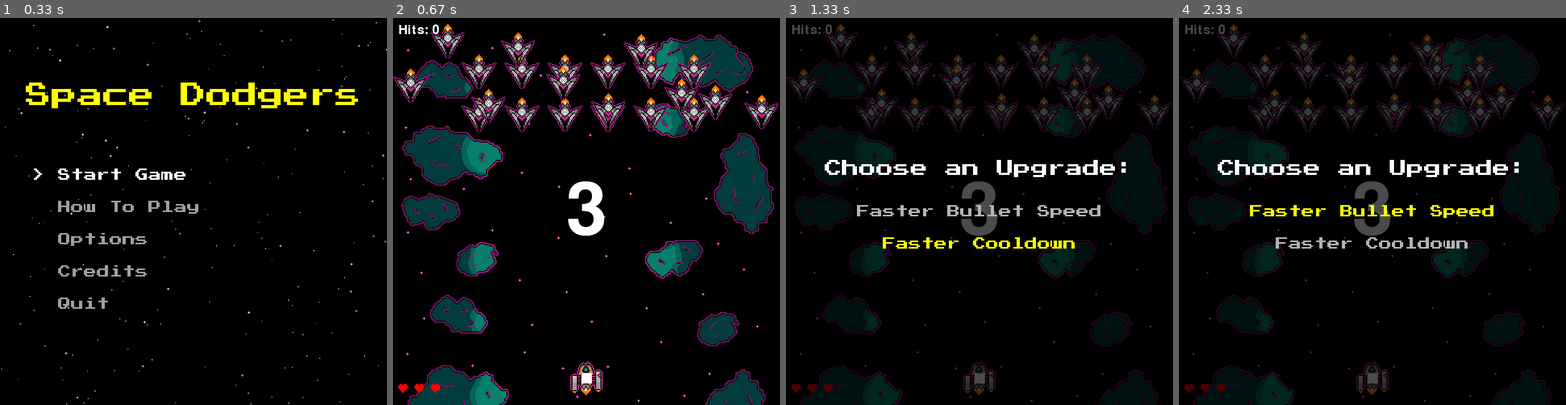
Above: before the commit, frames 1-4 (left to right).
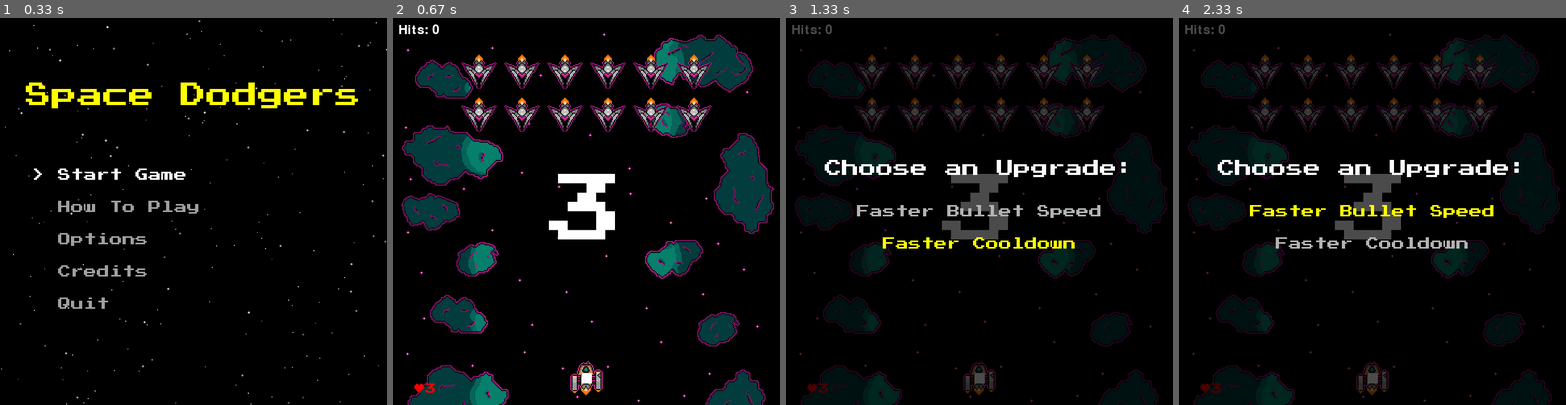
Above: after the commit, the same moments.

Repository: software-engineering-game/pygame-game
Game: pygame game, started from main.py
The game is run twice, just before and just after one commit, with the same random seed, the same clock (stepped at 60 frames per second) and the same inputs.
Inputs:
- Up to frame 1 (0.33 s): no input
- Up to frame 2 (0.67 s): tap Enter at 0.33 s
- Up to frame 3 (1.33 s): tap T at 0.67 s; hold Up from 1 s (still down)
- Up to frame 4 (2.33 s): release Up at 1.47 s; hold Down 1.5-1.8 s; hold Up 1.83-2.2 s; hold Down from 2.23 s (still down)

Frame 1 is identical in both runs. In frame 2, 3.8% of the frame differs, in the area x 0-100%, y 1-97%; in frame 3, 3.7%; in frame 4, 3.7%.

Commit message:
tried to reduce enemy spam

Diff:
--- a/states/game_state.py
+++ b/states/game_state.py
@@ -47,31 +47,31 @@
             enemy_ships=self.enemy_ships,
             temp_type=entities.Basic_Enemy
         )
-        num_enemies = 10
-        columns = num_enemies
-
-        spacing_x = app.width // columns
-
-        for i in range(num_enemies):
-            # base position in column
-            x = i * spacing_x + spacing_x // 2
-
-            # add small randomness so it's not perfectly aligned
-            x += random.randint(-20, 20)
-
-            # spawn in top 1/4
-            y = random.randint(0, app.height // 4)
-
-            enemy = entities.Basic_Enemy(
-                frames=utils.load_spritesheet(
-                    sheet_name="enemy_basic.png",
-                    frame_width=utils.FRAME_SIZE,
-                    frame_height=utils.FRAME_SIZE
-                ),
-                start_pos=(x, y)
-            )
-
-            self.enemy_ships.add(enemy)
+        # num_enemies = 10
+        # columns = num_enemies
+
+        # spacing_x = app.width // columns
+
+        # for i in range(num_enemies):
+        #     # base position in column
+        #     x = i * spacing_x + spacing_x // 2
+
+        #     # add small randomness so it's not perfectly aligned
+        #     x += random.randint(-20, 20)
+
+        #     # spawn in top 1/4
+        #     y = random.randint(0, app.height // 4)
+
+        #     enemy = entities.Basic_Enemy(
+        #         frames=utils.load_spritesheet(
+        #             sheet_name="enemy_basic.png",
+        #             frame_width=utils.FRAME_SIZE,
+        #             frame_height=utils.FRAME_SIZE
+        #         ),
+        #         start_pos=(x, y)
+        #     )
+
+        #     self.enemy_ships.add(enemy)
 
         # Spawning Player
         player_speed = 5
@@ -198,24 +198,9 @@
         self.ally_bullets.draw(screen)
         self.enemy_bullets.draw(screen)
 
-
-        if self.countdown_active:
-            font = pygame.font.Font(None, 200)
-
-            count = int(self.countdown) + 1  # makes it show 3,2,1
-
-            if count > 0:
-                text = font.render(str(count), True, (255, 255, 255))
-            else:
-                text = font.render("GO", True, (255, 255, 255))
-
-            rect = text.get_rect(center=(app.width // 2, app.height // 2))
-            screen.blit(text, rect)
-
-
         # Draws Text for Readiness Countdown
         if self.countdown_active:
-            font = pygame.font.Font(None, 200)
+            font = pygame.font.Font("assets/fonts/PressStart2P-vaV7.ttf", 140)
             count = int(self.countdown) + 1  # makes it show 3,2,1
 
             if count > 0:
@@ -236,6 +221,5 @@
         screen.blit(counter_text, (10, 10))
         font = pygame.font.Font("assets/fonts/PressStart2P-vaV7.ttf", 20)
 
-        for i in range(self.lives):
-            heart = font.render("♥", True, (255, 0, 0))
-            screen.blit(heart, (10 + i * 30, screen.get_height() - 40))
+        heart = font.render("♥" + str(self.lives), True, (255, 0, 0))
+        screen.blit(heart, (10 + 30, screen.get_height() - 40))
--- a/states/settings.py
+++ b/states/settings.py
@@ -29,4 +29,4 @@
 
 # Bullet settings
 BULLET_SPEED = 8
-BULLET_COOLDOWN = 0.2  # seconds between shots
+BULLET_COOLDOWN = 0.5  # seconds between shots for player
